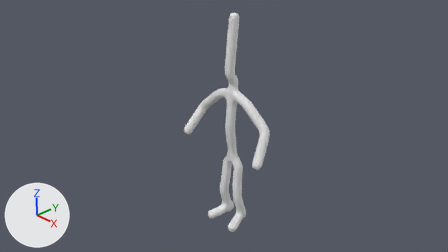
One commit to the Blender file Blender Harmjan/HenkTheHusband.blend: the scene before it, then after it.
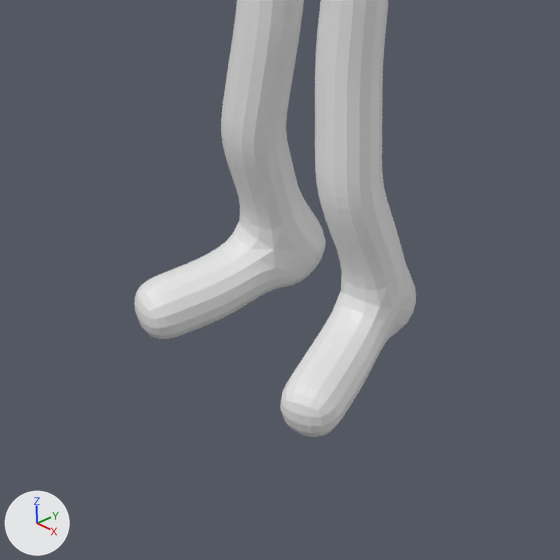
There are two pictures of each version: one from the file's camera 'Camera', one close up on the part from 42% to 59% of the width and 68% to 99% of the height. Every picture has the same lights, and +X, +Y and +Z are marked at lower left.
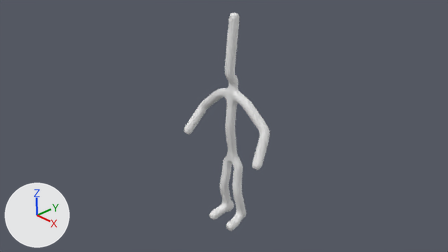
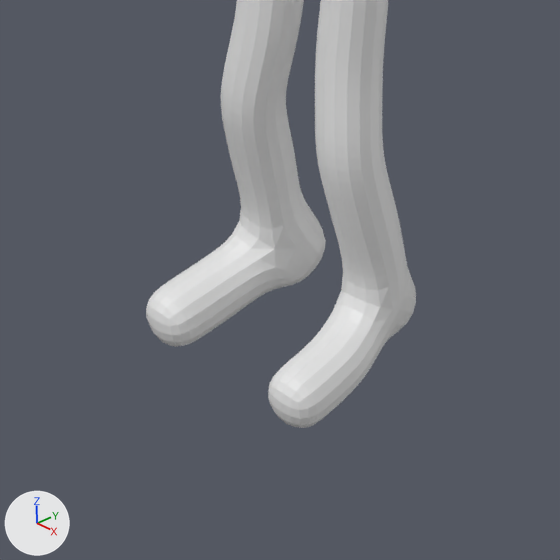
Edits to the bpy script that builds the scene:
```text
Change me_plane:
    where me_plane.from_pydata(...)  # 18 vertices, 0 faces, 17 loose edges; spans x 0.0..2.48, y -0.85..0.65, z 0.13..10.95
    used by ob_plane; location = (0.0, 0.0, 0.0)
    me_plane part 1
    me_plane.vertices[13].co: (0.5, 0.0, 1.53) -> (0.5, 0.0, 1.83)
    me_plane.vertices[16].co: (0.86, -0.85, 0.13) -> (0.66, -0.85, 0.13)
```

Location of each change, [x1, y1, x2, y2] in pixels of the close-ups (560 x 560 px):
'Plane', reshaped
    before: [135, 0, 416, 437]
    after: [146, 0, 416, 428]
